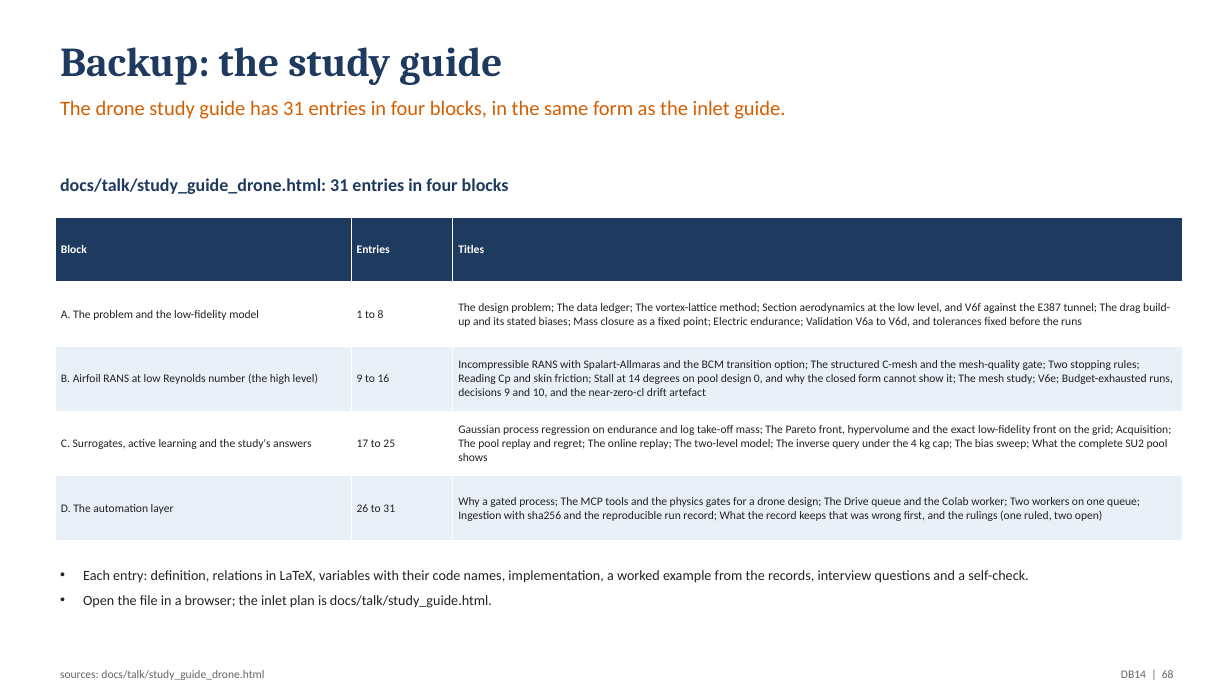
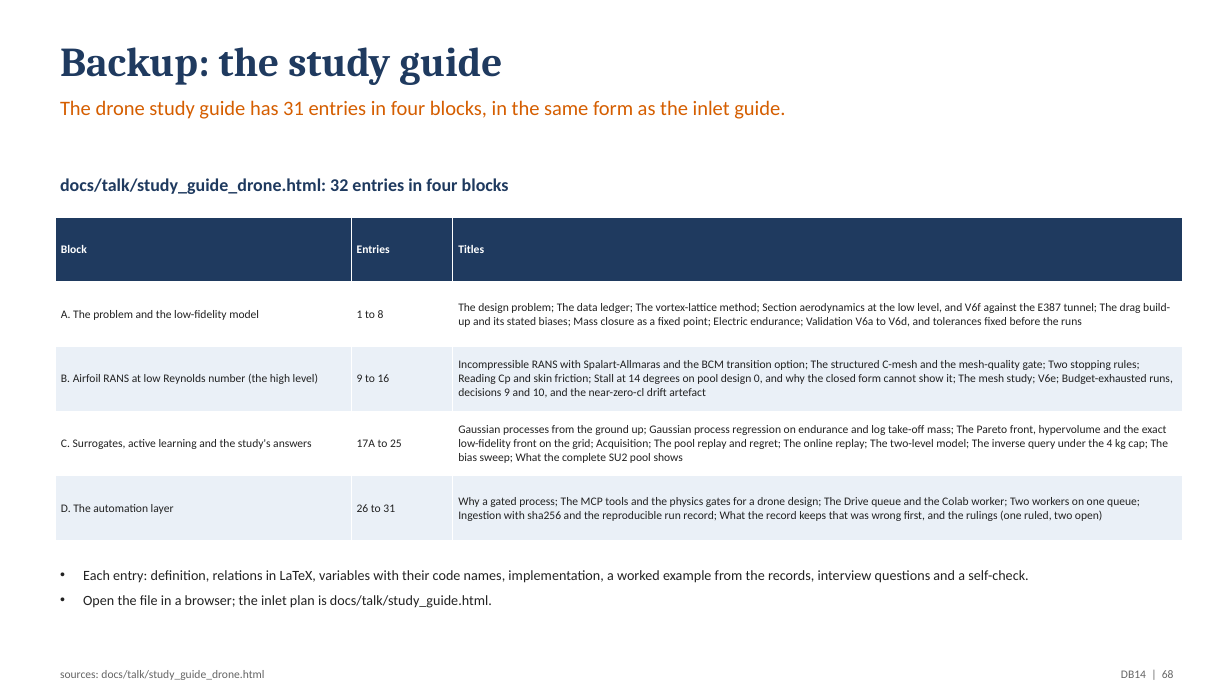
Before and after one commit to emarinhoss/ai-engineering, a slide deck: slide 68 of docs/talk/deck_drone.pptx. Drawn at 1232x693 pixels with LibreOffice and Linux fonts; fonts in the diff are those of the drawing. Boxes give left, top, right and bottom in pixels: in the first picture for what was removed or moved away, otherwise in the second. Text is boxed around its words. In the diff, an @@ line names an element or a change of style, - is before the commit and + after.

```diff
--- a/docs/talk/deck_drone.pptx
+++ b/docs/talk/deck_drone.pptx
@@ text at [60, 178, 509, 194]: text changed @@
-docs/talk/study_guide_drone.html: 31 entries in four blocks
+docs/talk/study_guide_drone.html: 32 entries in four blocks
@@ table at [55, 217, 1183, 541] @@
-row 4, column 2: 17 to 25
+row 4, column 2: 17A to 25
-row 4, column 3: Gaussian process regression on endurance and log take-off mass; The Pareto front, hypervolume and the exact low-fidelity front on the grid; Acquisition; The pool replay and regret; The online replay; The two-level model; The inverse query under the 4 kg cap; The bias sweep; What the complete SU2 pool shows
+row 4, column 3: Gaussian processes from the ground up; Gaussian process regression on endurance and log take-off mass; The Pareto front, hypervolume and the exact low-fidelity front on the grid; Acquisition; The pool replay and regret; The online replay; The two-level model; The inverse query under the 4 kg cap; The bias sweep; What the complete SU2 pool shows
```
Also in this commit, not shown: 16 other files.
